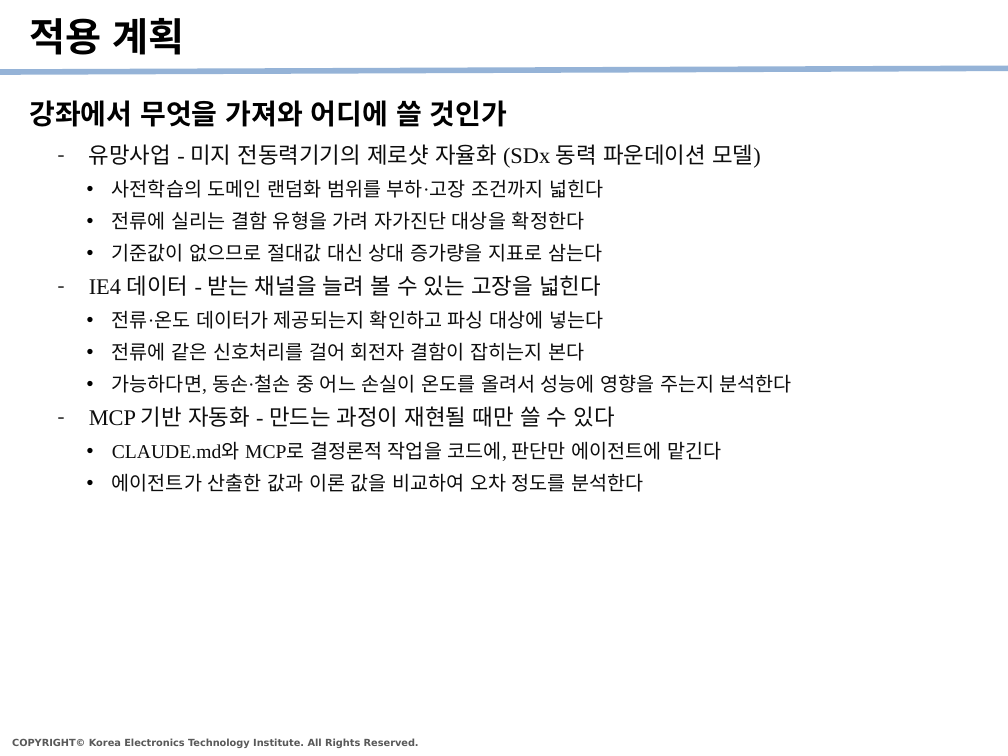
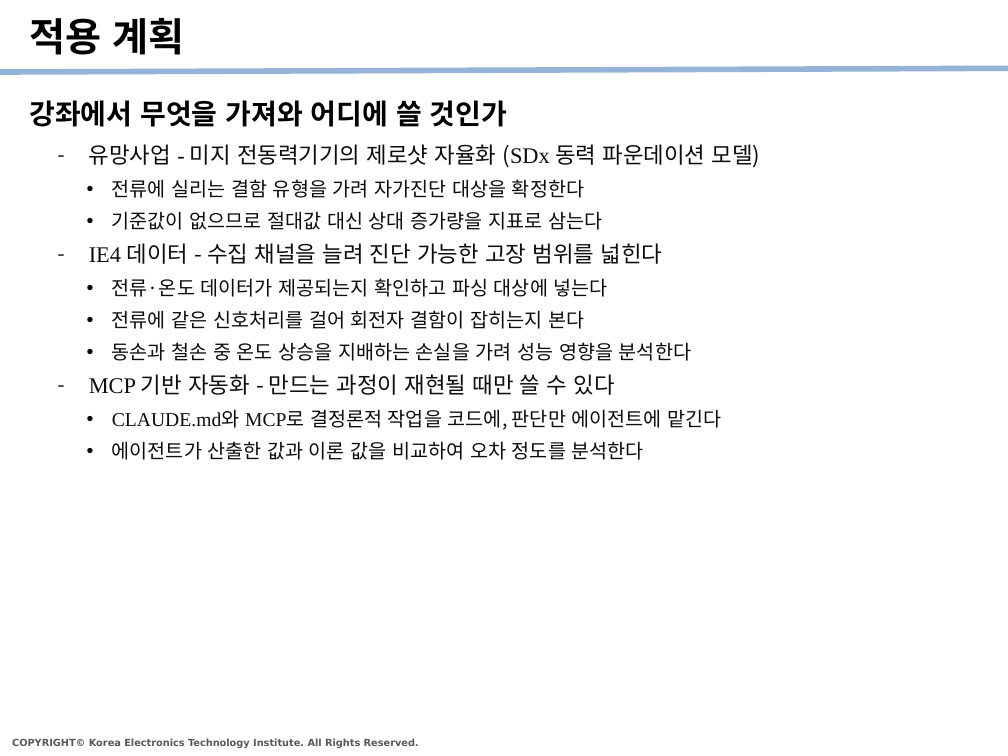
Before and after one commit to kybeen0521/PHM_Edu, a slide deck: slide 23 of Templates/PHM강좌_수강정리_v1.pptx. Drawn at 1008x756 pixels with LibreOffice and Linux fonts; fonts in the diff are those of the drawing. Boxes give left, top, right and bottom in pixels: in the first picture for what was removed or moved away, otherwise in the second. Text is boxed around its words. In the diff, an @@ line names an element or a change of style, - is before the commit and + after.

```diff
--- a/Templates/PHM강좌_수강정리_v1.pptx
+++ b/Templates/PHM강좌_수강정리_v1.pptx
@@ text at (89,144,761,460): font Times New Roman to Noto Sans CJK KR in "유망사업 미지 전동력기기의 제로샷 자율화 (SDx 동력 ...", "전류에 실리는 결함 유형을 가려 자가진단 대상을 ...", "기준값이 없으므로 절대값 대신 상대 증가량을 지표로 ...", "전류·온도 데이터가 제공되는지 확인하고 파싱 대상에 넣는다" and 4 more places @@
@@ text at (112,179,603,198): paragraph removed @@
-    • 사전학습의 도메인 랜덤화 범위를 부하·고장 조건까지 넓힌다
@@ text at (89,243,663,264): text changed; font Times New Roman to Noto Sans CJK KR @@
-  – IE4 데이터 - 받는 채널을 늘려 볼 수 있는 고장을 넓힌다
+  – IE4 데이터 - 수집 채널을 늘려 진단 가능한 고장 범위를 넓힌다
@@ text at (112,342,691,361): text changed; font Times New Roman to Noto Sans CJK KR @@
-    • 가능하다면, 동손·철손 중 어느 손실이 온도를 올려서 성능에 영향을 주는지 분석한다
+    • 동손과 철손 중 온도 상승을 지배하는 손실을 가려 성능 영향을 분석한다
```
Also in this commit, not shown: 23 other slides changed.
